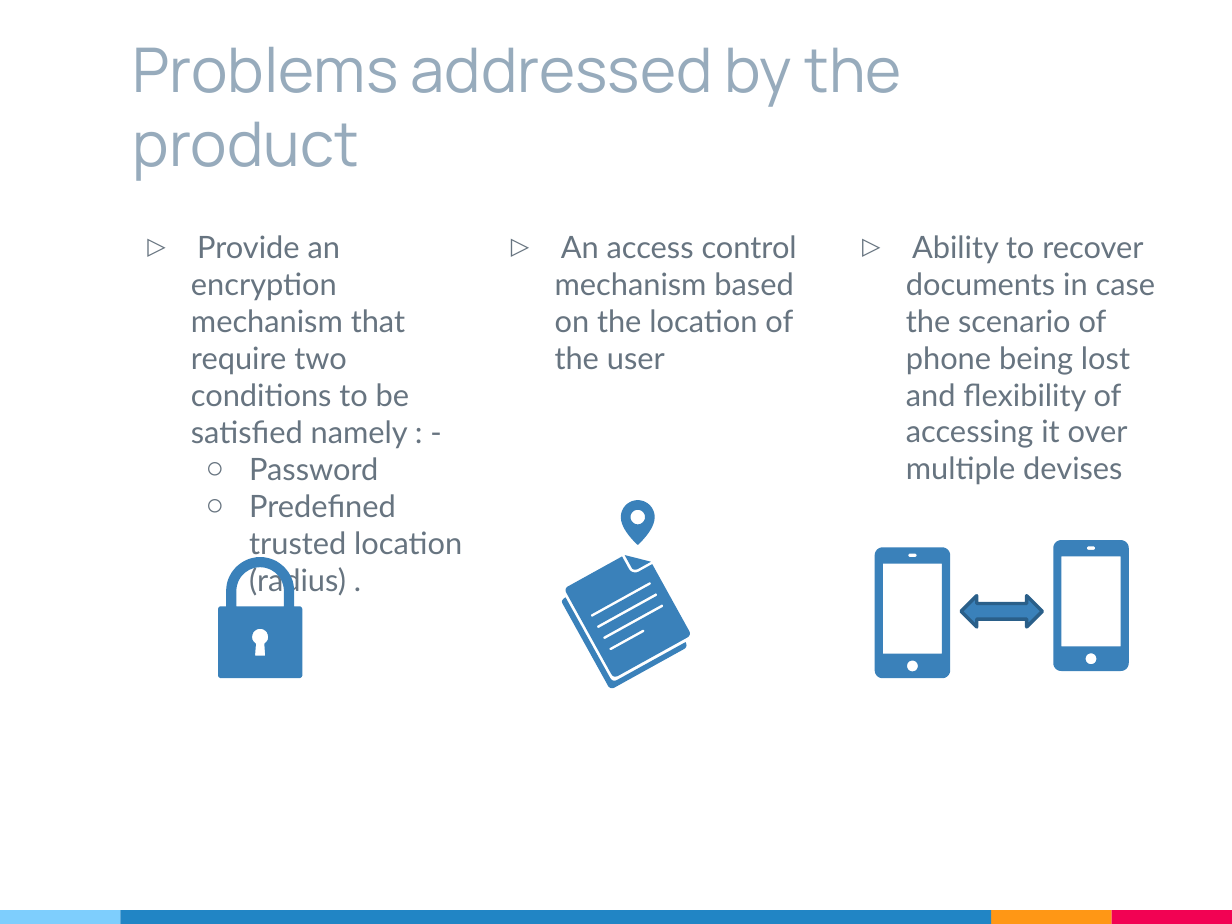
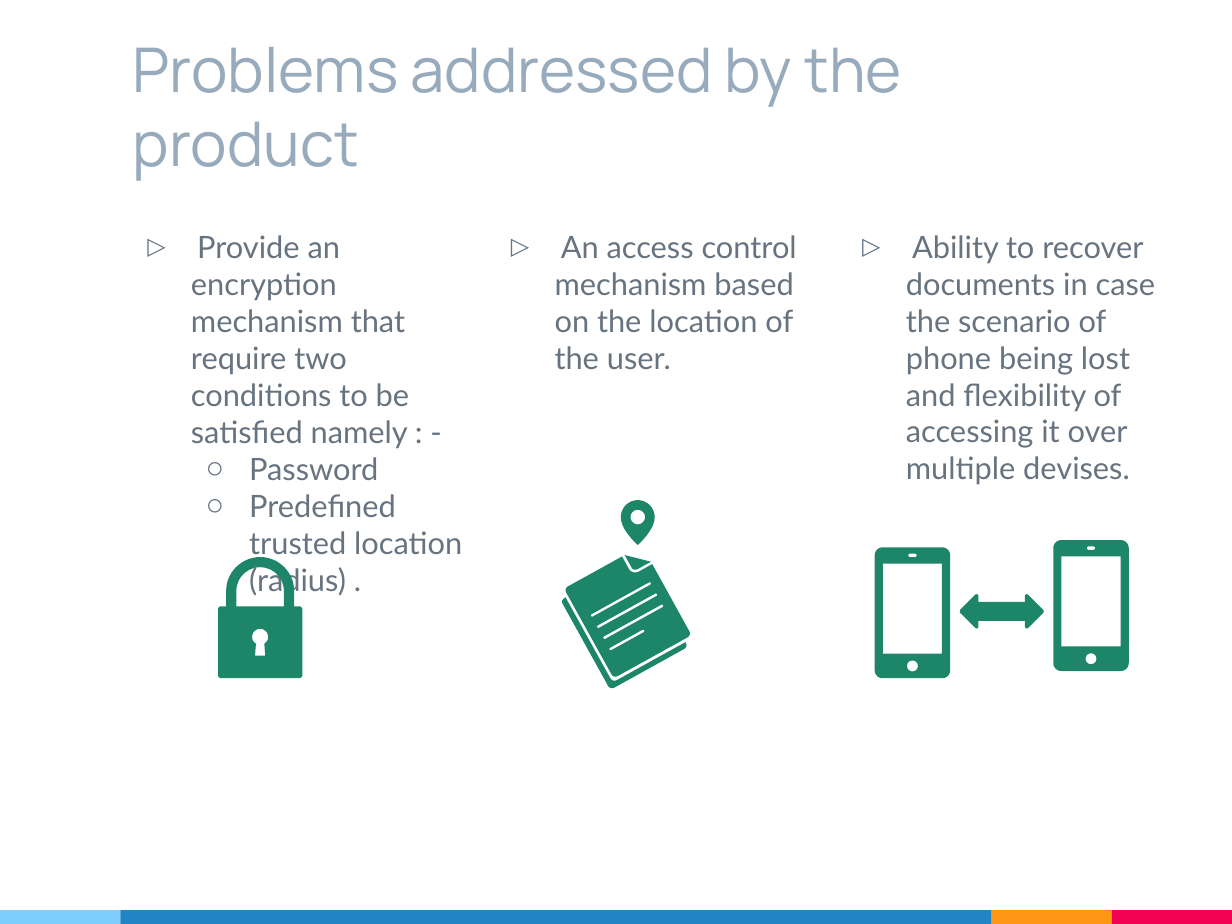
Before and after one commit to AbhiJay-K/LocADoc_App, a slide deck: slide 4 of FYP documentation/PresentationSlides.pptx (slide 3 before the commit). Drawn at 1232x924 pixels with LibreOffice and Linux fonts; fonts in the diff are those of the drawing. Boxes give left, top, right and bottom in pixels: in the first picture for what was removed or moved away, otherwise in the second. Text is boxed around its words. In the diff, an @@ line names an element or a change of style, - is before the commit and + after.

```diff
--- a/FYP documentation/PresentationSlides.pptx
+++ b/FYP documentation/PresentationSlides.pptx
@@ text at <box>555,235,797,369</box>: text changed @@
-▷ An access control mechanism based on the location of the user
+▷ An access control mechanism based on the location of the user.
@@ text at <box>906,235,1156,485</box>: text changed @@
-▷ Ability to recover documents in case the scenario of phone being lost and flexibility of accessing it over multiple devises
+▷ Ability to recover documents in case the scenario of phone being lost and flexibility of accessing it over multiple devises.
@@ fill #3A81BA to #1D8668 in 7 elements at <box>561,557,688,689</box>, <box>564,545,691,678</box>, <box>625,546,651,572</box>, <box>875,547,950,678</box>, <box>1053,540,1129,670</box>, <box>621,500,654,545</box>, <box>218,557,302,678</box> @@
@@ left right arrow at <box>961,595,1042,626</box>: fill #3A81BA to #1D8668; outline #2B5F8A 2 pt to #1D8668 2 pt @@
```
Also in this commit, not shown: 4 other slides changed, 11 slides added, 23 slides removed, 3 other files.
